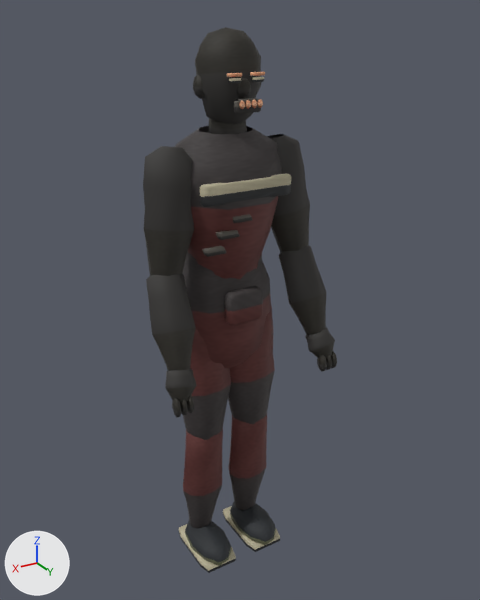
The FBX model Assets/Resources/ProductionArt/Runner.fbx, before and after one commit.
The view is the same before and after, from a 50 mm lens placed at (1.028, 1.827, 1.921), pointed at (-0.043, 0.042, 1.028). The lights are fixed; the arrows at lower left show +X, +Y and +Z. The older version comes first. Vertices at exactly the same position are counted once.

Objects in the first picture: 'Runner skinned body'.
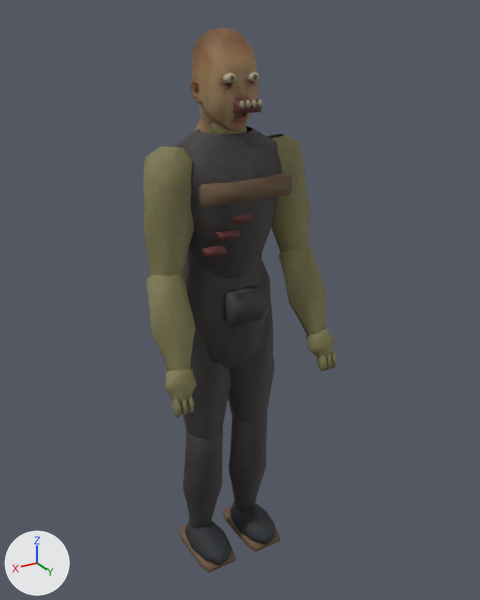
Where the change shows, as pixel boxes [x1, y1, x2, y2] in the pictures (480 x 600 px; the box of a moved part takes in the faces that stretch with it):
'Runner skinned body', reshaped: before [143, 27, 337, 573]; after [143, 28, 337, 573]
part 1 of me_runner_skin, rebuilt: before [200, 173, 291, 207]; after [199, 173, 292, 208]
part 2 of me_runner_skin, rebuilt: before [225, 286, 263, 326]; after [224, 285, 264, 327]
part 3 of me_runner_skin, deleted: before [250, 72, 265, 76]
part 4 of me_runner_skin, deleted: before [227, 73, 242, 77]
part 5 of me_runner_skin, moved or reshaped: before [193, 27, 264, 257]; after [190, 28, 259, 257]
part 6 of me_runner_skin, surface changed: [143, 99, 337, 573] in both

The edits, one by one:
me_runner_skin is used by ob_runner_skinned_body; location (0.0, 0.0, 0.0).
me_runner_skin had 2404 vertices, 2054 faces and spanned x -0.32..0.32, y -0.14..0.26, z 0.0..1.89.
me_runner_skin now has 2739 vertices, 3007 faces and spans x -0.32..0.32, y -0.14..0.26, z 0.0..1.88.
me_runner_skin part 1: the loose piece of 32 vertices spanning x -0.16..0.16, y 0.14..0.17, z 1.41..1.47 is rebuilt with 16 vertices and now spans x -0.16..0.16, y 0.14..0.17, z 1.41..1.47.
me_runner_skin part 2: the loose piece of 32 vertices spanning x -0.06..0.06, y 0.12..0.16, z 1.0..1.11 is rebuilt with 16 vertices and now spans x -0.06..0.06, y 0.12..0.16, z 1.0..1.11.
me_runner_skin part 3: the loose piece of 32 vertices spanning x -0.06..-0.01, y 0.14..0.15, z 1.76..1.77 is deleted.
me_runner_skin part 4: the loose piece of 32 vertices spanning x 0.01..0.06, y 0.14..0.15, z 1.76..1.77 is deleted.
me_runner_skin part 5: 37 vertices moved from x -0.1..0.1, y 0.01..0.17, z 1.26..1.77 to x -0.1..0.11, y 0.01..0.17, z 1.26..1.77; 477 vertices removed from x -0.11..0.15, y -0.05..0.17, z 1.25..1.89; 908 vertices added at x -0.1..0.15, y -0.09..0.17, z 1.25..1.88.
me_runner_skin part 6: 1449 kept faces spanning x -0.32..0.32, y -0.14..0.26, z 0.0..1.7 get new texture (UV) coordinates.
